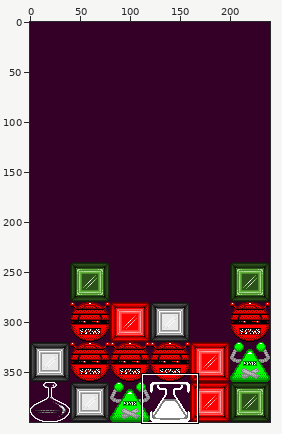
Sprite sheet: levels/screens/0-new3-5.png. The picture above shows the old version from afar; the outline marks the close-up.
Close-up. Earlier state:
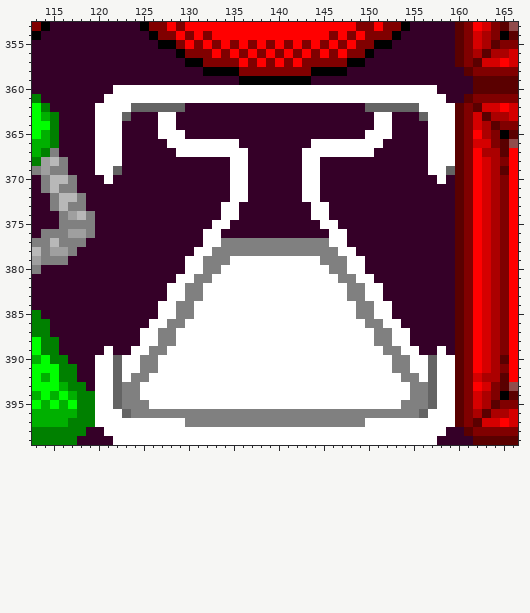
The file is 240x400 pixels. Colours within 5 levels of each other are drawn and written as one. Shown: x 113..166, y 353..399.
After the commit:
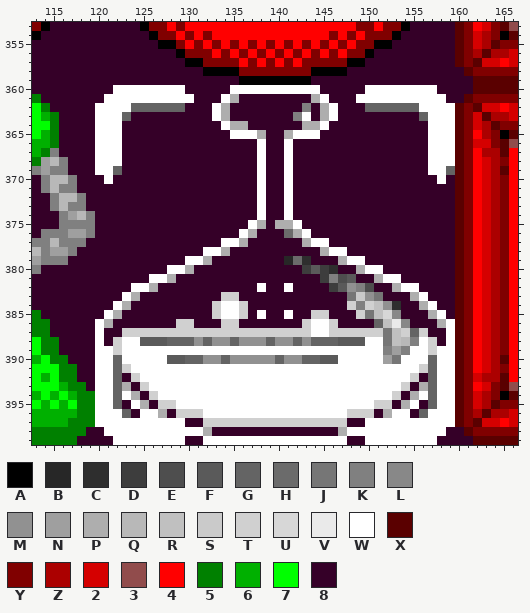
Palette (. is transparent): A #000000  B #272727  C #2e2e2e  D #3d3d3d  E #4e4e4e  F #5a5a5a  G #646464  H #6b6b6b  J #767676  K #808080  L #888888  M #919191  N #9f9f9f  P #aeaeae  Q #b8b8b8  R #c0c0c0  S #cacaca  T #d0d0d0  U #d7d7d7  V #eaeaea  W #ffffff  X #5a0000  Y #800000  Z #ab0000  2 #d50000  3 #914c4c  4 #ff0000  5 #008000  6 #00b000  7 #00ff00  8 #350028
Edits made:
y 360: x 130..134 WWWWW -> 88888; x 145..149 WWWWW -> 88888
y 361: x 131..133 WWW -> 888; x 135..144 WWWWWWWWWW -> P88888888P; x 146..148 WWW -> 888
y 362: x 133..134 88 -> WP; x 143 8 -> K; x 145..146 88 -> PW
y 363: x 127..128 WW -> 88; x 133..134 88 -> WP; x 142..143 88 -> KW; x 145..146 88 -> PW; x 151..152 WW -> 88
y 364: x 127..128 WW -> 88; x 134..136 888 -> WPP; x 143..145 888 -> PPW; x 151..152 WW -> 88
y 365: x 127..129 WWW -> 888; x 135..138 8888 -> WWWP; x 141..144 8888 -> PWWW; x 150..152 WWW -> 888
y 366: x 128..135 WWWWWWWW -> 88888888; x 138 8 -> W; x 141 8 -> W; x 144..151 WWWWWWWW -> 88888888
y 367: x 129..136 WWWWWWWW -> 88888888; x 138 8 -> W; x 141 8 -> W; x 143..150 WWWWWWWW -> 88888888
y 368..372: x 135..136 WW -> 88; x 138 8 -> W; x 141 8 -> W; x 143..144 WW -> 88
y 373..374: x 134..135 WW -> 88; x 138 8 -> W; x 141 8 -> W; x 144..145 WW -> 88
y 375: x 133..134 WW -> 88; x 137..138 88 -> WP; x 140..142 888 -> PPW; x 145..146 WW -> 88
y 376: x 132..133 WW -> 88; x 136..137 88 -> WP; x 141..143 888 -> HPW; x 146..147 WW -> 88
y 377: x 132..147 WWKKKKKKKKKKKKWW -> 88WWP888888PWW88
y 378: x 131 W -> 8; x 133..146 KKKKKKKKKKKKKK -> WP8888888888PW; x 148 W -> 8
y 379: x 132..147 KKKWWWWWWWWWWKKK -> P88888888BHC888P
y 380: x 128..151 88WWKKWWWWWWWWWWWWKKWW88 -> WWP888888888888DFDC88PWW
y 381: x 126..153 888WWKKWWWWWWWWWWWWWWKKWW888 -> WWP8888888888888888DKEF88PWW
y 382: x 124..126 888 -> WWP; x 128..137 WWKKWWWWWW -> 8888888888; x 139..140 WW -> 88; x 142..148 WWWWWWK -> 8888DFM; x 150..151 WW -> E8; x 153..155 888 -> PWW
y 383: x 123..124 88 -> WP; x 128..151 WWKKWWWWWWWWWWWWWWWWKKWW -> 888888TT888888888888JSMJ; x 155..156 88 -> PW
y 384: x 122..123 88 -> WP; x 127..133 WWKKWWW -> 888888T; x 136..148 WWWWWWWWWWWWW -> T88888888888T; x 150..153 KWW8 -> TRMC; x 156..157 88 -> PW
y 385: x 121..122 88 -> WP; x 127..133 WWKKWWW -> 888888T; x 136..137 WW -> T8; x 139..140 WW -> 88; x 142..153 WWWWWWWKKWW8 -> 88TT888TJRUL; x 157..158 88 -> PW
y 386: x 120..121 88 -> WP; x 126..143 WWKKWWWWWWWWWWWWWW -> 888TT888TT8888888T; x 146..154 WWWWKKWW8 -> T8888GRVL; x 158..159 88 -> PW
y 387: x 120 8 -> W; x 123..143 88WWKKWWWWWWWWWWWWWWW -> TTTTTTTTTTTTTTTTTTTTT; x 146..156 WWWWWKKWW88 -> TTTTTTJRTGT; x 159 8 -> W
y 388: x 120 8 -> W; x 122..149 888WWKKWWWWWWWWWWWWWWWWWWWWW -> TWWFFFGGGMGMMGMMMGMMGMGGGFFF; x 151..157 KKWW888 -> WJRQKWT; x 159 8 -> W
y 389: x 120 8 -> W; x 122..123 88 -> TW; x 126..127 KK -> WW; x 153..154 KW -> NK; x 156..157 88 -> WT; x 159 8 -> W
y 390: x 125..126 KK -> WW; x 128..146 WWWWWWWWWWWWWWWWWWW -> FFGGMMGMMMMMGMMGGFF; x 152..154 WKK -> NJW
y 391: x 123 W -> T; x 125..126 KK -> WW; x 153..154 KK -> WW; x 156 W -> T
y 392: x 123..125 WKK -> 8TW; x 154..156 KKW -> WT8
y 393: x 123..125 KKW -> P8T; x 154..156 WKK -> T8P
y 394: x 123..126 KKWW -> WP8T; x 153..156 WWKK -> T8PW
y 395: x 123..128 KKKWWW -> 8WP8TT; x 151..156 WWWKKK -> TT8PW8
y 396: x 124..155 KKKKKKKKKKKKKKKKKKKKKKKKKKKKKKKK -> 8WWP8TTTWWWWWWWWWWWWWWWWTTT8PWW8
y 397: x 130..149 KKKKKKKKKKKKKKKKKKKK -> 88TTTTTTTTTTTTTTTT88
y 398: x 132..147 WWWWWWWWWWWWWWWW -> P88888888888888P
y 399: x 130..131 WW -> 88; x 148..149 WW -> 88
